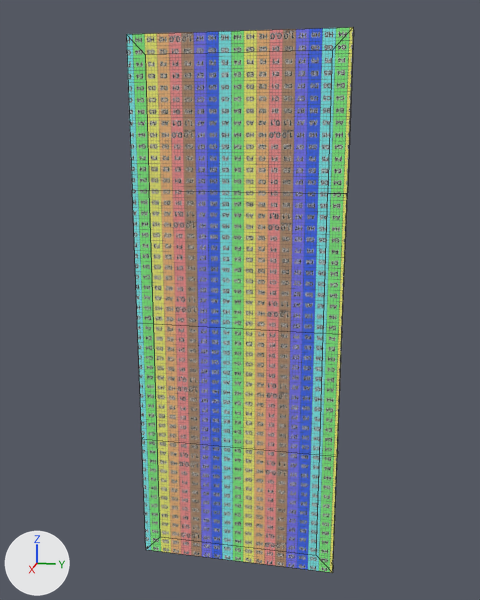
What one commit did to the FBX model PaintingWorkshop/Assets/Models/RoomVG/WindowVG/WindowVG.fbx.
Rendered twice from a 50 mm lens placed at (1.632, 0.065, 1.173), pointed at (-0.031, -0.268, 0.758). Every picture has the same lights, and +X, +Y and +Z are marked at lower left. Mesh edges are drawn as thin lines. Where no turn or scale is listed for an object, it has been applied to the vertices.

In view in the first picture: 'WindowsVG'.
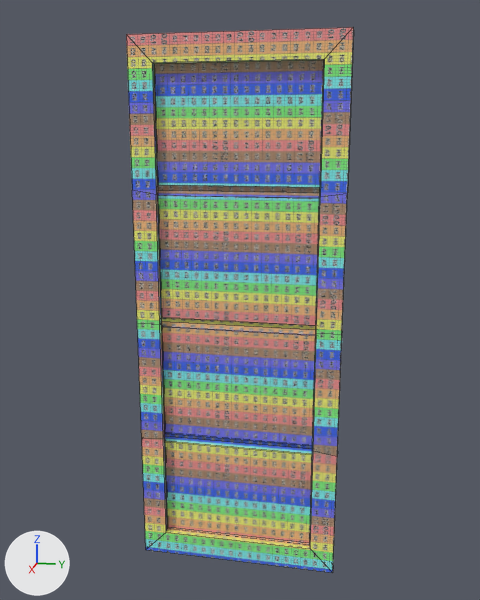
Changed parts and their boxes [x1, y1, x2, y2] in the pictures (480 x 600 px):
```json
{"part": 1, "of": "me_mesh", "change": "built on", "before": [126, 27, 353, 573], "after": [126, 27, 353, 573]}
{"part": 2, "of": "me_mesh", "change": "surface changed", "before": [333, 28, 354, 564], "after": [154, 28, 354, 564]}
```

Scene script edits in JSON lines:
```json
{"block": "me_mesh", "where": "# used by ob_windowsvg; location = (0.0, 0.0, 0.0)"}
{"op": "remove", "block": "me_mesh", "code": "me_mesh.from_pydata(...)  # 72 vertices, 70 faces; spans x -0.035..0.0, y -0.542..0.0, z 0.0..1.414"}
{"op": "add", "block": "me_mesh", "code": "me_mesh.from_pydata(...)  # 82 vertices, 76 faces; spans x -0.035..0.0, y -0.542..0.0, z 0.0..1.414"}
{"block": "me_mesh", "change": "me_mesh part 1"}
{"block": "me_mesh", "change": "4 faces are deleted"}
{"block": "me_mesh", "change": "10 vertices move from x -0.001..0.0, y -0.496..-0.046, z 0.048..1.366 to x -0.001..0.0, y -0.479..-0.064, z 0.066..1.347"}
{"block": "me_mesh", "change": "5 new vertices lie (-0.028, -0.004, 0.0) away from vertices in x 0.0, y -0.496, z 0.048..1.366"}
{"block": "me_mesh", "change": "5 new vertices lie (-0.027, -0.004, 0.0) away from vertices in x -0.001, y -0.046, z 0.048..1.366"}
{"block": "me_mesh", "change": "10 new faces join them, mat_windows_cadrevg"}
{"block": "me_mesh", "change": "me_mesh part 2: 66 kept faces spanning x -0.035..0.0, y -0.542..0.0, z 0.0..1.414 get new texture (UV) coordinates"}
```
